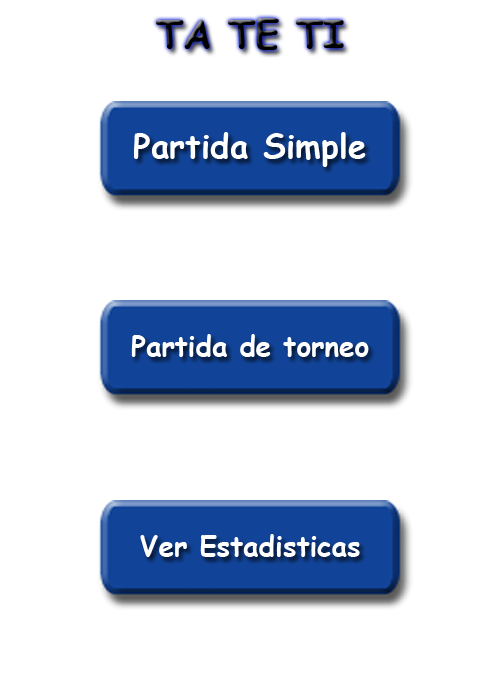
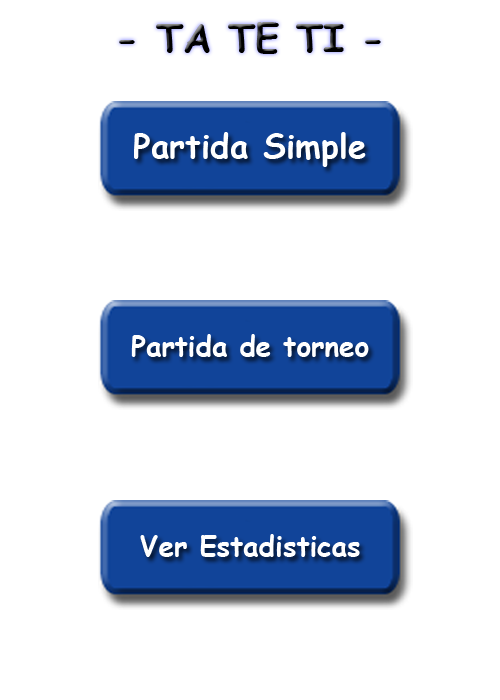
Layered file, before and after one edit (500 × 700). Changes by layer:
renamed "TA TE TI" to "- TA TE TI -", painted on it over [119, 18, 381, 54]
